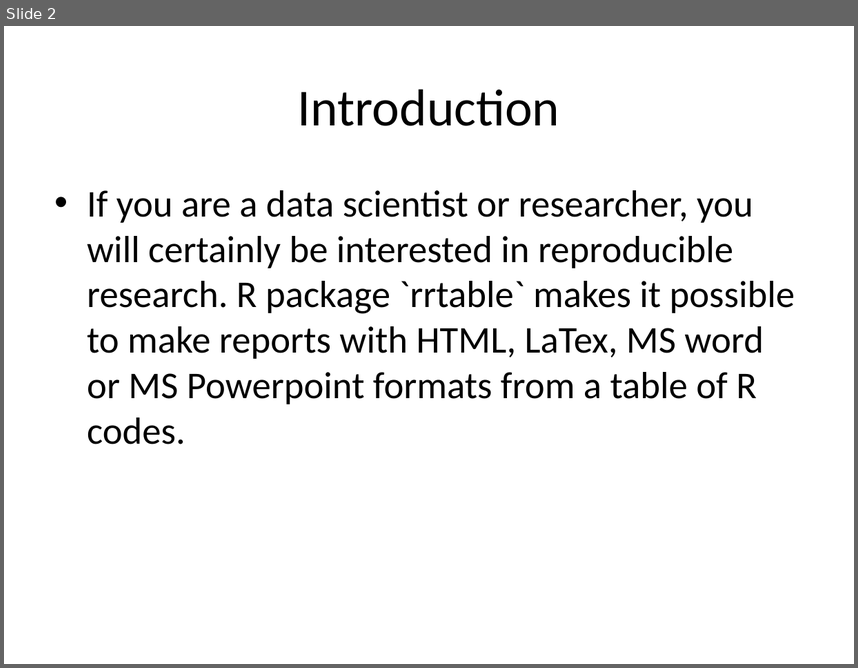
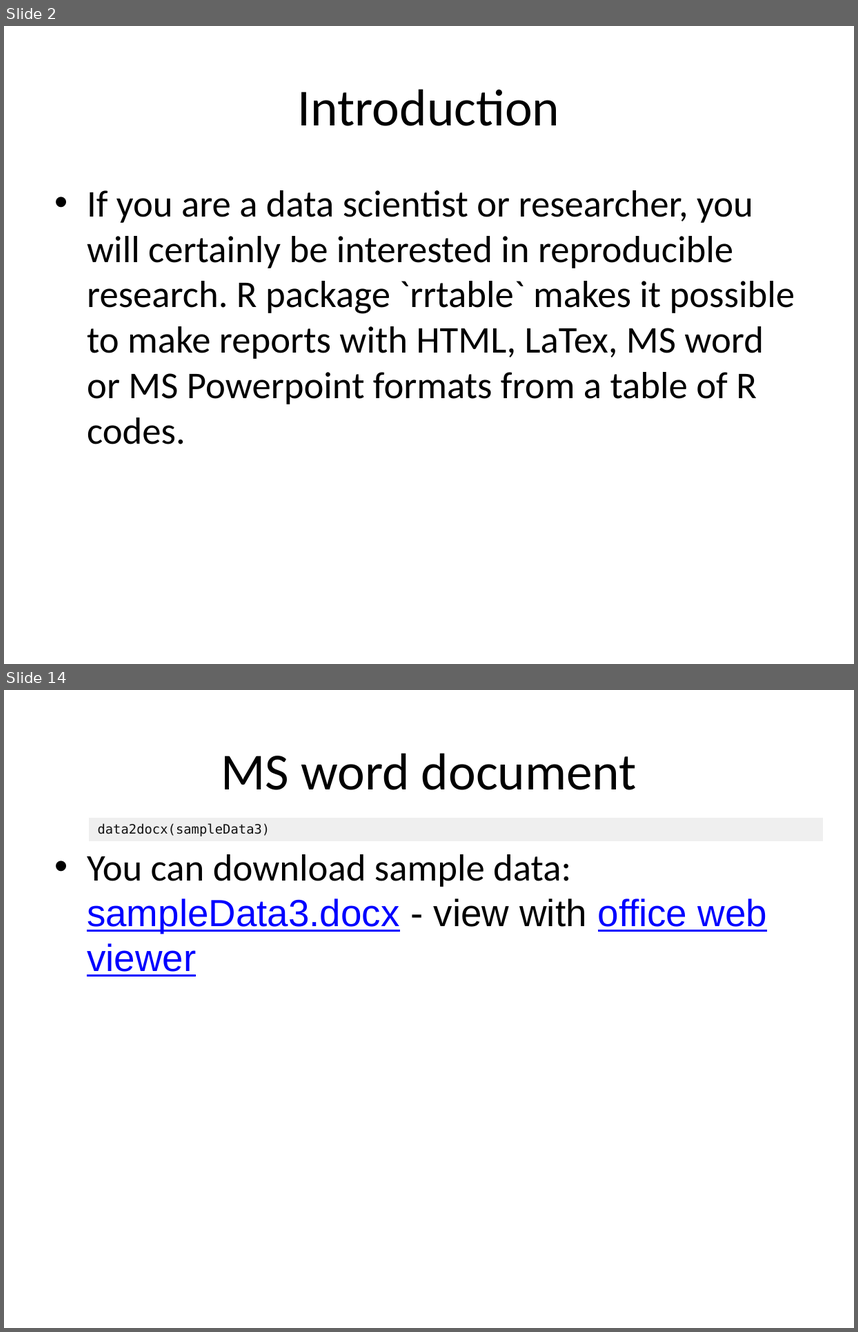
Before and after one commit to cardiomoon/rrtable, a slide deck: inst/doc_examples/sampleData3.pptx. Shown one above the other, each under a label of ours: slide 2 before the commit, slides 2 and 14 after it; the slides between them are not shown. The pictures are 858x668 and 858x1332 pixels, drawn with LibreOffice and Linux fonts; fonts in the diff are those of the drawing. Boxes give left, top, right and bottom in pixels: in the first picture for what was removed or moved away, otherwise in the second. Text is boxed around its words. In the diff, an @@ line names an element or a change of style, - is before the commit and + after.

```diff
--- a/inst/doc_examples/sampleData3.pptx
+++ b/inst/doc_examples/sampleData3.pptx
@@ slide 14 added at bbox=[4, 690, 854, 1328], background #FFFFFF @@
@@ title added at bbox=[221, 753, 637, 790], 44 pt, text #000000 @@
+MS word document
@@ table added at bbox=[89, 818, 822, 1072], 1 rows, 2 columns @@
+ | data2docx(sampleData3)
@@ text added at bbox=[87, 854, 767, 976], 32 pt, text #000000 @@
+• You can download sample data: sampleData3.docx - view with office web viewer
```
Also in this commit, not shown: 11 slides changed, 5 other slides added, 9 other files.
